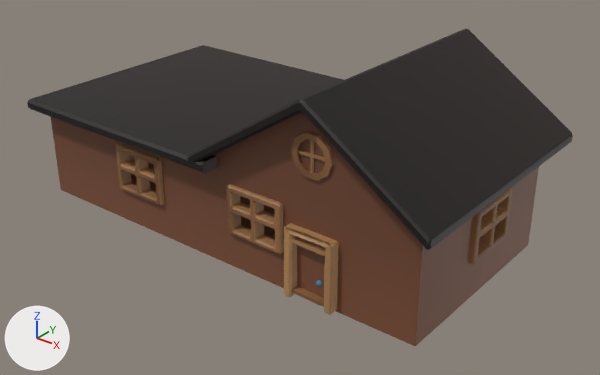
An edit to the FBX model Assets/Art/Models/Outside/Props/HouseMid.fbx, drawn before and after from the same camera.
Both versions are drawn from a 50 mm lens placed at (7.06, -8.34, 5.75), pointed at (0.4, -0.02, 0.59). The lights are fixed; the arrows at lower left show +X, +Y and +Z. Objects named as collision shapes, trigger or cutter boxes, shadow casters or lower levels of detail are left out. Where no turn or scale is listed for an object, it has been applied to the vertices.

In view in the first picture: 'HouseMid_LOD0'.
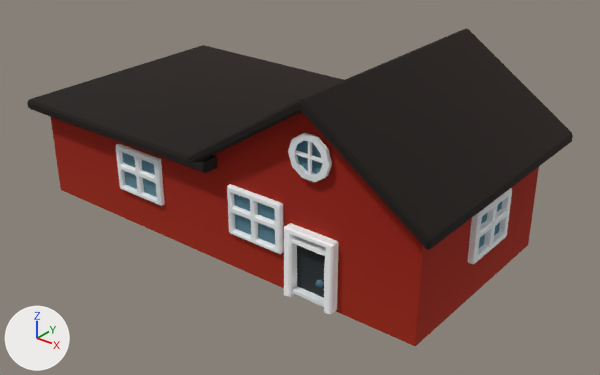
The edits, one by one:
In material 'PP_Standard_Material' (mat_pp_standard_material), roughness goes from 0.553 to 1.0.
me_mesh_023 is used by ob_housemid_lod0; location (0.0, 0.0, 0.0).
me_mesh_023 had 1332 vertices, 1264 faces and spanned x -3.42..3.46, y -1.74..2.01, z 0.0..2.7.
me_mesh_023 now has 1362 vertices, 1297 faces and spans x -3.42..3.46, y -1.74..2.01, z 0.0..2.7.
Part 1, on me_mesh_023:
6 vertices are removed from x 1.54..1.7, y -1.54..-1.49, z 2.1..2.24.
48 faces are deleted.
39 vertices in x 1.53..2.06, y -1.53..-1.44, z 1.68..2.19 move by (0.0, -0.05, 0.0).
7 vertices in x 1.58..1.96, y -1.54..-1.45, z 1.82..2.16 move by (0.0, -0.04, 0.0).
21 vertices move from x 1.47..2.06, y -1.54..-1.46, z 0.95..2.23 to x 1.47..2.06, y -1.6..-1.51, z 0.95..2.24.
23 vertices are added at x 0.46..3.25, y -1.58..1.48, z 0.0..2.39.
13 new vertices lie (0.0, 0.0, 0.39) away from vertices in x -3.25..1.79, y -1.48..1.48, z 0.54.
81 new faces join them.
me_mesh_023 part 2: 1136 kept faces spanning x -3.25..3.34, y -1.62..1.58, z 0.0..2.59 get new texture (UV) coordinates.

What differs and where, as boxes [x1, y1, x2, y2] in the pictures (600 x 375 px):
'HouseMid_LOD0', surface changed, reshaped
    both: [27, 28, 573, 346]
part 1 of me_mesh_023, built on
    both: [51, 113, 539, 346]
part 2 of me_mesh_023, surface changed
    both: [50, 116, 533, 346]
